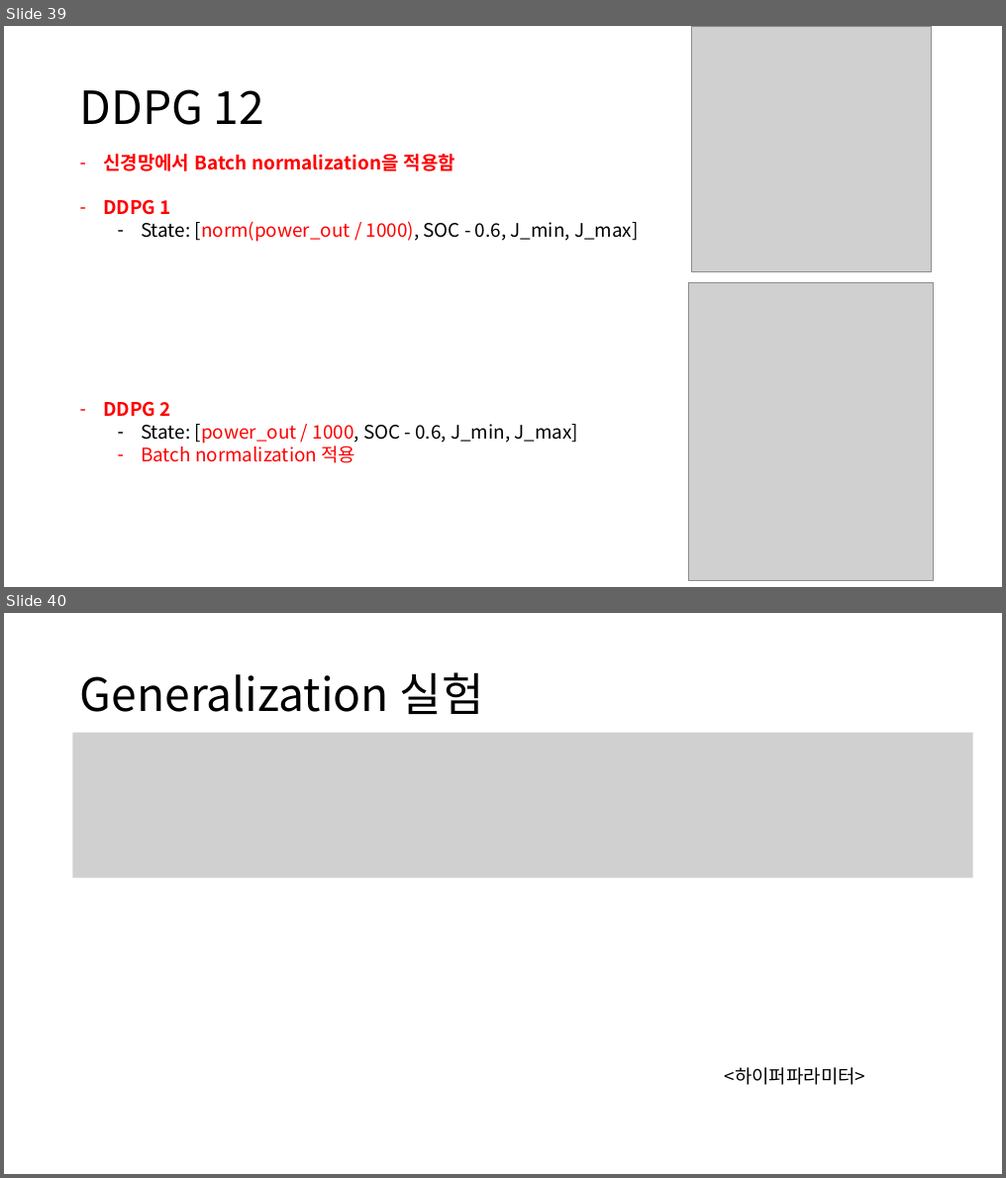
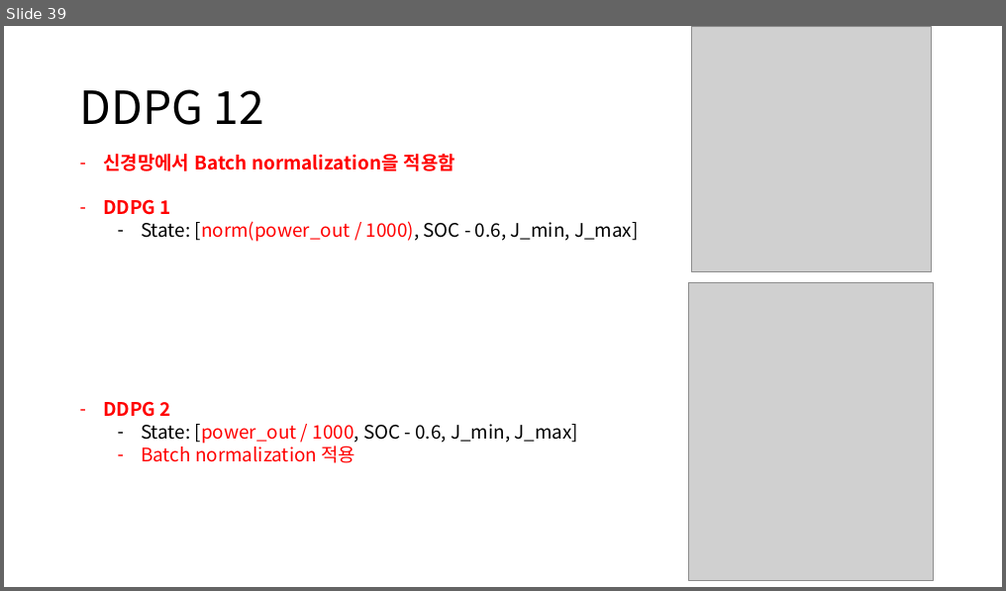
Before and after one commit to zidane89/experiment, a slide deck: 실험정리.pptx. Shown one above the other, each under a label of ours: slides 39 and 40 before the commit, slide 39 after it. The pictures are 1006x1178 and 1006x591 pixels, drawn with LibreOffice and Linux fonts; fonts in the diff are those of the drawing; grey boxes stand for pictures. Boxes give left, top, right and bottom in pixels: in the first picture for what was removed or moved away, otherwise in the second. Text is boxed around its words. In the diff, an @@ line names an element or a change of style, - is before the commit and + after.

```diff
--- a/실험정리.pptx
+++ b/실험정리.pptx
@@ slide 40 removed at (x1=4, y1=613, x2=1002, y2=1174), background #FFFFFF @@
@@ title removed at (x1=80, y1=672, x2=484, y2=714) @@
-Generalization 실험
@@ picture removed at (x1=73, y1=733, x2=973, y2=878) @@
@@ text removed at (x1=725, y1=1067, x2=866, y2=1085) @@
-<하이퍼파라미터>
```
Also in this commit, not shown: 1 slide changed, 10 slides added.
